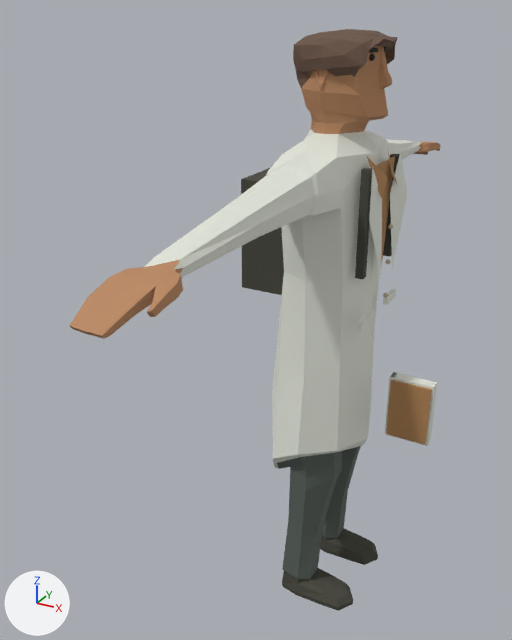
A saved change to the glTF model public/assets/characters/office/office-hosu.glb.
One viewpoint serves both versions: a camera (50 mm lens) standing at (0.8, -1.98, 1.95) and looking at (-0.22, -0.11, 1.02). The lights are fixed; the arrows at lower left show +X, +Y and +Z. The first picture is the older version. Where no turn or scale is listed for an object, it has been applied to the vertices. Vertices at exactly the same position are counted once.

Names of what the first picture shows: 'Backpack', 'Backpack strap', 'Backpack strap.001', 'Collar', 'Collar.001', 'Human_Mesh', 'Shirt inset', 'Tailored lapel', 'Tailored lapel.001', 'office-hosu_NotebookPages' and 4 more.
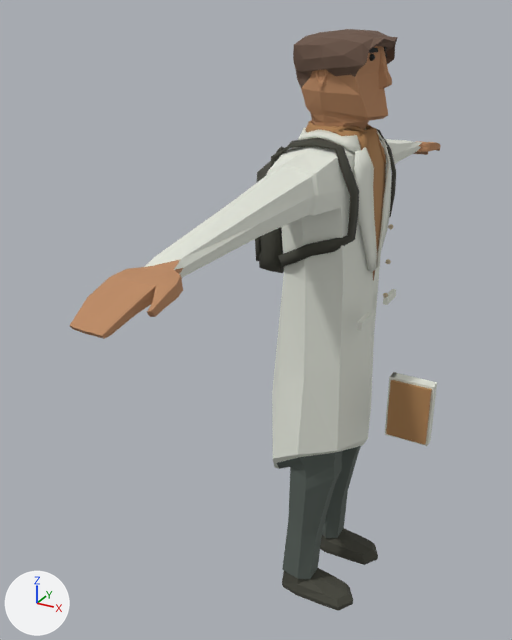
Changed parts and their boxes [x1, y1, x2, y2] in the pictures (512 x 640 px):
'office-hosu_Fit_backpack', added
    after: [255, 129, 396, 273]
'office-hosu_Fit_lapel', added
    after: [298, 128, 391, 271]
'Backpack', deleted
    before: [241, 168, 284, 295]
'office-hosu_Fit_shirt_v', added (brown)
    after: [333, 124, 386, 281]
'Backpack strap', deleted
    before: [355, 168, 372, 279]
'Tailored lapel.001', deleted
    before: [390, 152, 407, 268]
'Tailored lapel', deleted
    before: [369, 168, 382, 275]
'Shirt inset', deleted (brown)
    before: [372, 156, 395, 266]
'office-hosu_Fit_shirt_collar', added
    after: [306, 121, 386, 164]
'Backpack strap.001', deleted
    before: [383, 154, 400, 256]
'Collar', deleted
    before: [367, 157, 388, 199]
'Collar.001', deleted
    before: [387, 149, 398, 186]
part 1 of me_human_cylindermesh_003, shading changed
    both: [303, 123, 390, 283]

The change, as a diff of the scene's bpy script:
```diff
--- a/public/assets/characters/office/office-hosu.glb.py
+++ b/public/assets/characters/office/office-hosu.glb.py
@@ me_human_cylindermesh_003 @@
 me_human_cylindermesh_003.from_pydata(...)  # 774 vertices, 1544 faces; spans x -0.16..0.18, y -1.06..1.06, z 0.0..1.9
 # used by ob_human_mesh; location = (0.0, 0.0, 0.002)
+# me_human_cylindermesh_003 part 1: 64 of the faces centred in x -0.15..0.13, y -0.24..1.01, z 0.92..1.89 are now shaded smooth
 me_human_cylindermesh_003.materials.append(mat_skin)
@@ me_office_hosu_fit_shirt_v @@
+me_office_hosu_fit_shirt_v.from_pydata(...)  # 66 vertices, 128 faces; spans x 0.014..0.129, y -0.103..0.103, z 1.18..1.645
+me_office_hosu_fit_shirt_v.materials.append(mat_shirt)  # brown #b08354
@@ me_office_hosu_fit_shirt_collar @@
+me_office_hosu_fit_shirt_collar.from_pydata(...)  # 90 vertices, 168 faces; spans x -0.126..0.123, y -0.102..0.103, z 1.527..1.648
+me_office_hosu_fit_shirt_collar.materials.append(mat_shirt)  # brown #b08354
@@ me_office_hosu_fit_lapel @@
+me_office_hosu_fit_lapel.from_pydata(...)  # 156 vertices, 300 faces; spans x -0.147..0.137, y -0.15..0.153, z 1.22..1.637
+me_office_hosu_fit_lapel.materials.append(mat_coat)  # white #e4e7dc
@@ me_office_hosu_fit_backpack @@
+me_office_hosu_fit_backpack.from_pydata(...)  # 216 vertices, 412 faces; spans x -0.27..0.125, y -0.218..0.219, z 1.176..1.623
+me_office_hosu_fit_backpack.materials.append(mat_shoes)  # dark grey #45453b
@@ ob_backpack @@
-ob_backpack = bpy.data.objects.new('Backpack', me_큐브_002)
-ob_backpack.location = (0.0, 0.0, 0.002)
@@ ob_backpack_strap @@
-ob_backpack_strap = bpy.data.objects.new('Backpack strap', me_큐브_003)
-ob_backpack_strap.location = (0.0, 0.0, 0.002)
@@ ob_backpack_strap_001 @@
-ob_backpack_strap_001 = bpy.data.objects.new('Backpack strap.001', me_큐브_004)
-ob_backpack_strap_001.location = (0.0, 0.0, 0.002)
@@ ob_collar @@
-ob_collar = bpy.data.objects.new('Collar', me_collar)
-ob_collar.location = (0.0, 0.0, 0.002)
@@ ob_collar_001 @@
-ob_collar_001 = bpy.data.objects.new('Collar.001', me_collar_001)
-ob_collar_001.location = (0.0, 0.0, 0.002)
@@ ob_shirt_inset @@
-ob_shirt_inset = bpy.data.objects.new('Shirt inset', me_shirt_inset)
-ob_shirt_inset.location = (0.0, 0.0, 0.002)
@@ ob_tailored_lapel @@
-ob_tailored_lapel = bpy.data.objects.new('Tailored lapel', me_tailored_lapel)
-ob_tailored_lapel.location = (0.0, 0.0, 0.002)
@@ ob_tailored_lapel_001 @@
-ob_tailored_lapel_001 = bpy.data.objects.new('Tailored lapel.001', me_tailored_lapel_001)
-ob_tailored_lapel_001.location = (0.0, 0.0, 0.002)
@@ ob_office_hosu_fit_shirt_v @@
+ob_office_hosu_fit_shirt_v = bpy.data.objects.new('office-hosu_Fit_shirt_v', me_office_hosu_fit_shirt_v)
+ob_office_hosu_fit_shirt_v.location = (0.0, 0.0, 0.002)
@@ ob_office_hosu_fit_shirt_collar @@
+ob_office_hosu_fit_shirt_collar = bpy.data.objects.new('office-hosu_Fit_shirt_collar', me_office_hosu_fit_shirt_collar)
+ob_office_hosu_fit_shirt_collar.location = (0.0, 0.0, 0.002)
@@ ob_office_hosu_fit_lapel @@
+ob_office_hosu_fit_lapel = bpy.data.objects.new('office-hosu_Fit_lapel', me_office_hosu_fit_lapel)
+ob_office_hosu_fit_lapel.location = (0.0, 0.0, 0.002)
@@ ob_office_hosu_fit_backpack @@
+ob_office_hosu_fit_backpack = bpy.data.objects.new('office-hosu_Fit_backpack', me_office_hosu_fit_backpack)
+ob_office_hosu_fit_backpack.location = (0.0, 0.0, 0.002)
```
